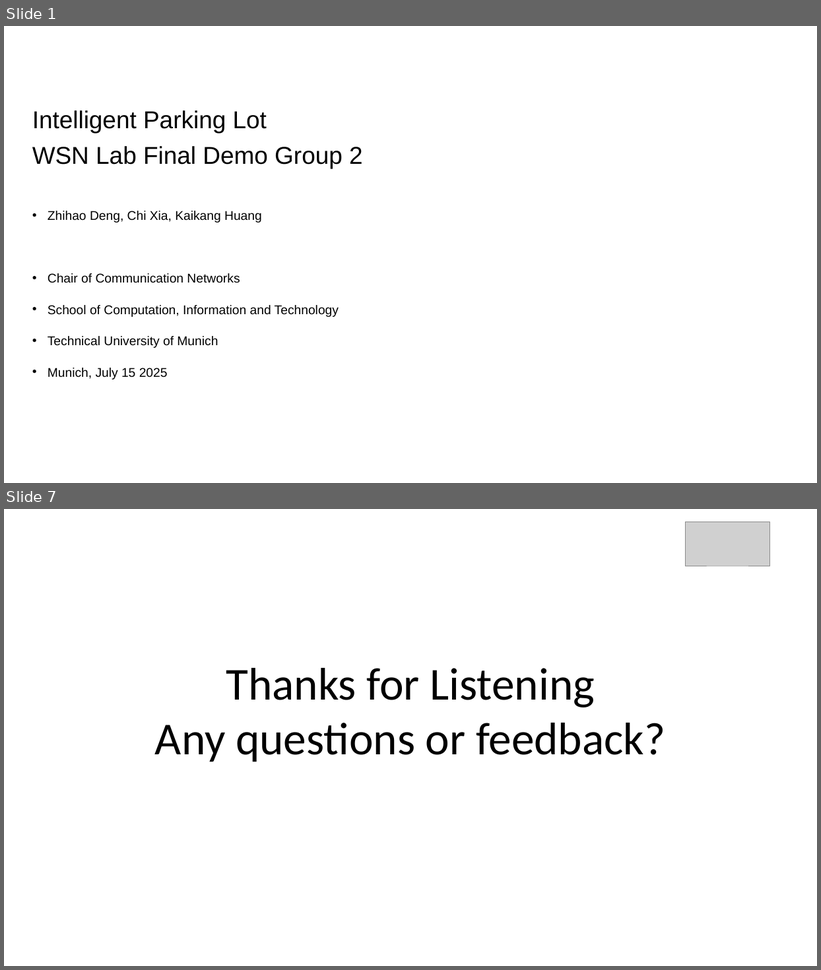
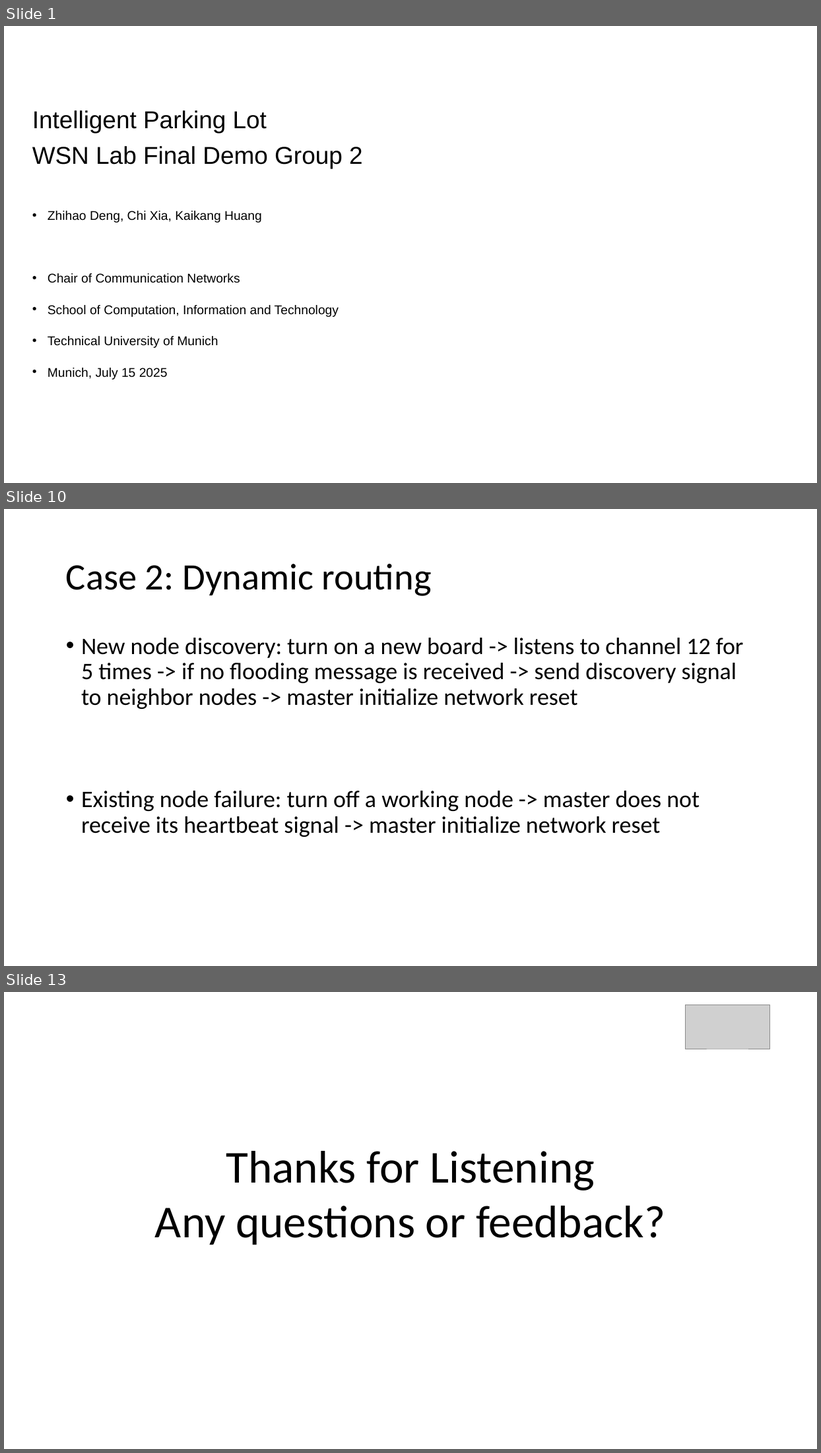
Before and after one commit to Codaxx/WSN_Lab_2025, a slide deck: wsnlab-ss25-final-group2.pptx. Shown one above the other, each under a label of ours: slides 1 and 7 before the commit, slides 1, 10 and 13 after it; the slides between them are not shown. The pictures are 821x970 and 821x1453 pixels, drawn with LibreOffice and Linux fonts; fonts in the diff are those of the drawing; grey boxes stand for pictures; background and template pictures are left out. Boxes give left, top, right and bottom in pixels: in the first picture for what was removed or moved away, otherwise in the second. Text is boxed around its words. In the diff, an @@ line names an element or a change of style, - is before the commit and + after.

```diff
--- a/wsnlab-ss25-final-group2.pptx
+++ b/wsnlab-ss25-final-group2.pptx
@@ slide 10 added at [4,509,817,966], background #FFFFFF @@
@@ title added at [66,564,432,596], 44 pt, text #000000 @@
+Case 2: Dynamic routing
@@ text added at [81,638,744,837], 28 pt, text #000000 @@
+• New node discovery: turn on a new board -> listens to channel 12 for 5 times -> if no flooding message is received -> send discovery signal to neighbor nodes -> master initialize network reset
+• Existing node failure: turn off a working node -> master does not receive its heartbeat signal -> master initialize network reset
@@ what was slide 7 is now slide 13 @@
```
Also in this commit, not shown: 3 slides changed, 7 other slides added, 2 slides removed.
